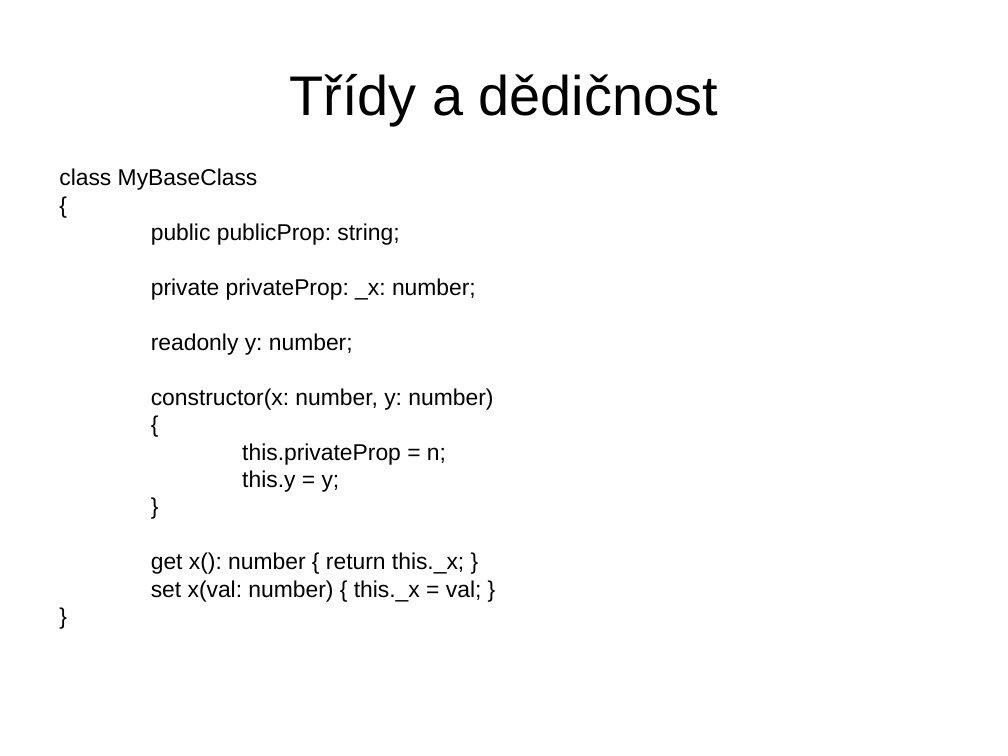
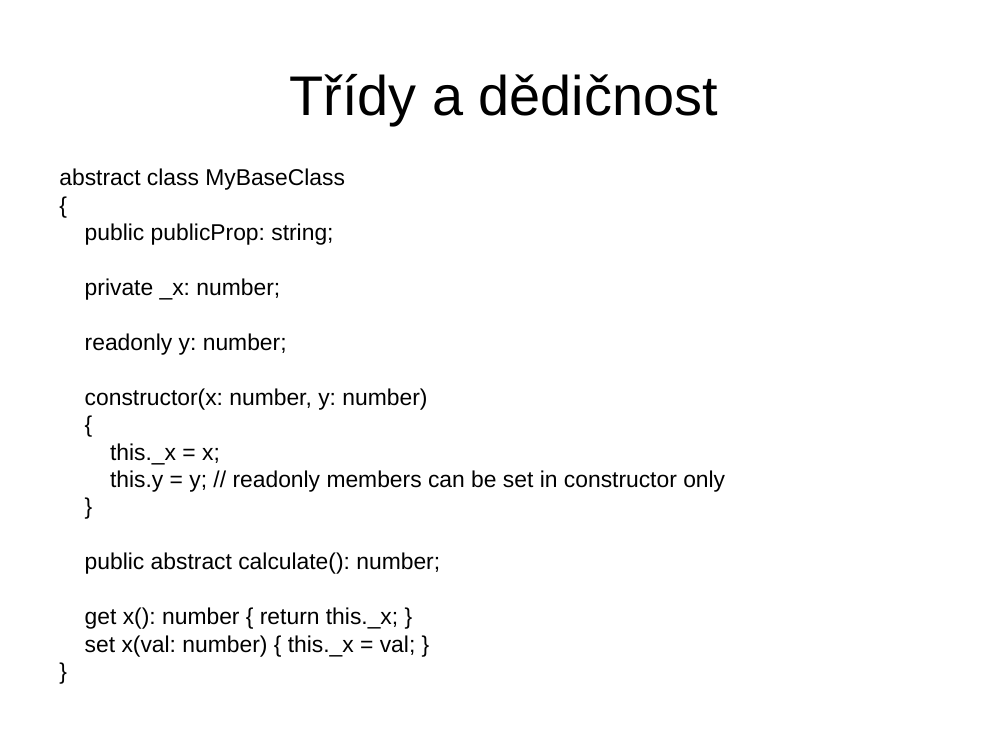
Before and after one commit to elmordo/MILTSWorkshop, a slide deck: slide 7 of Prezentace.odp. Drawn at 1008x756 pixels with LibreOffice and Linux fonts; fonts in the diff are those of the drawing. Boxes give left, top, right and bottom in pixels: in the first picture for what was removed or moved away, otherwise in the second. Text is boxed around its words. In the diff, an @@ line names an element or a change of style, - is before the commit and + after.

```diff
--- a/Prezentace.odp
+++ b/Prezentace.odp
@@ text at [59, 168, 345, 190]: text changed @@
-class MyBaseClass
+abstract class MyBaseClass
@@ text at [85, 278, 280, 300]: text changed @@
-private privateProp: _x: number;
+private _x: number;
@@ text at [110, 443, 725, 492]: text changed @@
-this.privateProp = n;
-this.y = y;
+this._x = x;
+this.y = y; // readonly members can be set in constructor only
@@ text at [85, 552, 440, 574]: paragraph added @@
+public abstract calculate(): number;
```
Also in this commit, not shown: 1 other slide changed, 1 slide added, 1 other file.
